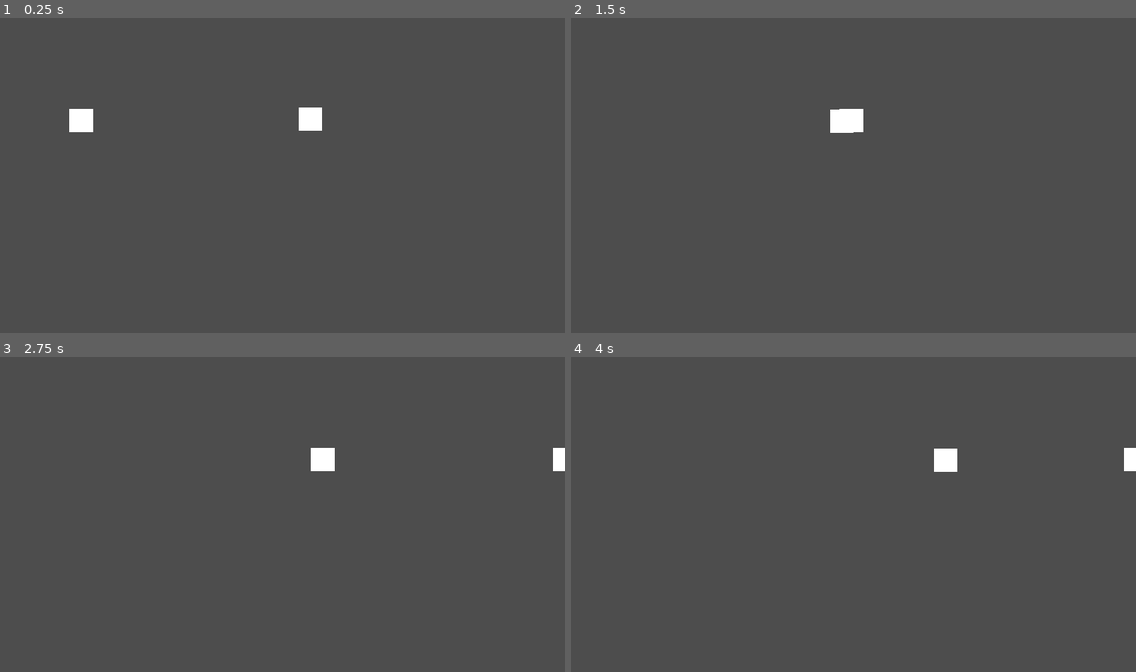
Above: before the commit, frames 1-4 (two rows, left to right).
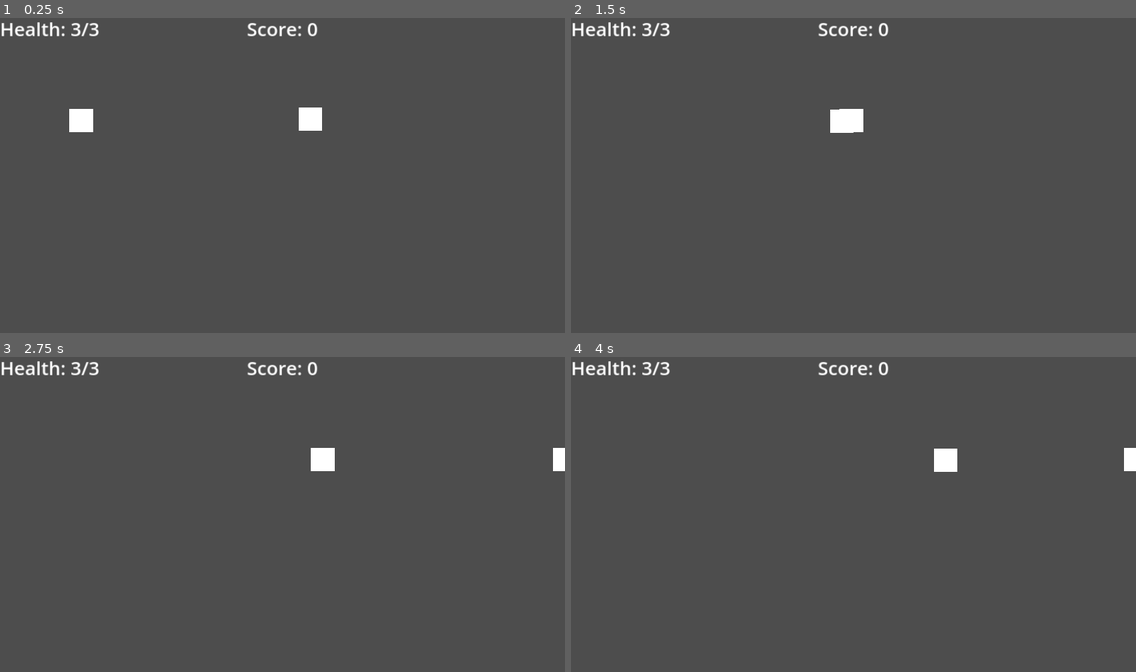
Above: after the commit, the same moments.

Repository: jonahh2160/275-group-five
Game: Godot game, scene res://main.tscn
Two runs of this game, one before a commit and one after it. Both use one fixed random seed, a clock stepped at 60 frames per second and the inputs below. This scene is started directly instead of the project's main scene.
Inputs:
- Up to frame 1 (0.25 s): no input
- Up to frame 2 (1.5 s): tap Enter at 0.5 s; hold D (move_right) 0.53-1.28 s; hold Shift (dodge) 0.53-1.28 s; hold S (move_down) from 1.28 s (still down); tap Shift (dodge) at 1.35 s
- Up to frame 3 (2.75 s): release S (move_down) at 2.03 s; hold D (move_right) from 2.03 s (still down); hold Shift (dodge) from 2.03 s (still down)
- Up to frame 4 (4 s): tap Space at 2.75 s; release D (move_right) at 2.78 s; release Shift (dodge) at 2.78 s; hold W (move_up) 2.78-3.53 s; tap Shift (dodge) at 2.85 s; hold A (move_left) from 3.53 s (still down); hold Shift (dodge) from 3.53 s (still down)

The runs differ from the first frame. In frame 1, 0.6% of the frame differs, in the area x 0-57%, y 1-6%; in frame 2, 0.6%; in frame 3, 0.6%; in frame 4, 0.6%.

Commit message:
started HUD

Diff:
--- /dev/null
+++ b/hud.gd
@@ -0,0 +1,14 @@
+extends CanvasLayer
+
+
+# Called when the node enters the scene tree for the first time.
+func _ready():
+	pass # Replace with function body.
+
+
+# Called every frame. 'delta' is the elapsed time since the previous frame.
+func _process(delta):
+	pass
+
+func update_health(health):
+	$HealthLabel.text = str("Health: " + health + "/3")
--- /dev/null
+++ b/hud.tscn
@@ -0,0 +1,27 @@
+[gd_scene format=3 uid="uid://djddohi1tykxv"]
+
+[node name="HUD" type="CanvasLayer"]
+
+[node name="ScoreLabel" type="Label" parent="."]
+anchors_preset = -1
+anchor_left = 0.437
+anchor_right = 0.563
+anchor_bottom = 0.081
+offset_left = -0.540039
+offset_right = 0.539917
+offset_bottom = 0.519997
+grow_horizontal = 2
+size_flags_horizontal = 8
+theme_override_font_sizes/font_size = 64
+text = "Score: 0"
+
+[node name="HealthLabel" type="Label" parent="."]
+anchors_preset = -1
+anchor_right = 0.177
+anchor_bottom = 0.081
+offset_right = 0.160004
+offset_bottom = 0.519997
+size_flags_horizontal = 0
+size_flags_vertical = 0
+theme_override_font_sizes/font_size = 64
+text = "Health: 3/3"
--- /dev/null
+++ b/main.gd
@@ -0,0 +1,15 @@
+extends Node
+
+
+# Called when the node enters the scene tree for the first time.
+func _ready():
+	pass # Replace with function body.
+
+
+# Called every frame. 'delta' is the elapsed time since the previous frame.
+func _process(delta):
+	pass
+
+
+func _on_player_hit():
+	$HUD.update_health($Player.health)
--- a/main.tscn
+++ b/main.tscn
@@ -1,14 +1,24 @@
-[gd_scene load_steps=4 format=3 uid="uid://bcc1cdbxt8dyo"]
+[gd_scene load_steps=7 format=3 uid="uid://bcc1cdbxt8dyo"]
 
+[ext_resource type="Script" path="res://main.gd" id="1_ct8es"]
 [ext_resource type="PackedScene" uid="uid://cyxssjyp70hnl" path="res://player.tscn" id="2_ln7bw"]
 [ext_resource type="Script" path="res://baddudes.gd" id="3_my02e"]
 [ext_resource type="PackedScene" uid="uid://4tdd2bhweeym" path="res://baddudes.tscn" id="3_v8rl4"]
+[ext_resource type="PackedScene" uid="uid://djddohi1tykxv" path="res://hud.tscn" id="4_x2lrk"]
+[ext_resource type="Script" path="res://hud.gd" id="5_bmnpg"]
 
 [node name="main" type="Node"]
+script = ExtResource("1_ct8es")
 
 [node name="Player" parent="." instance=ExtResource("2_ln7bw")]
 position = Vector2(276, 357)
 
 [node name="BadDudes" parent="." instance=ExtResource("3_v8rl4")]
 position = Vector2(1059, 347)
+collision_mask = 0
 script = ExtResource("3_my02e")
+
+[node name="HUD" parent="." instance=ExtResource("4_x2lrk")]
+script = ExtResource("5_bmnpg")
+
+[connection signal="hit" from="Player" to="." method="_on_player_hit"]
